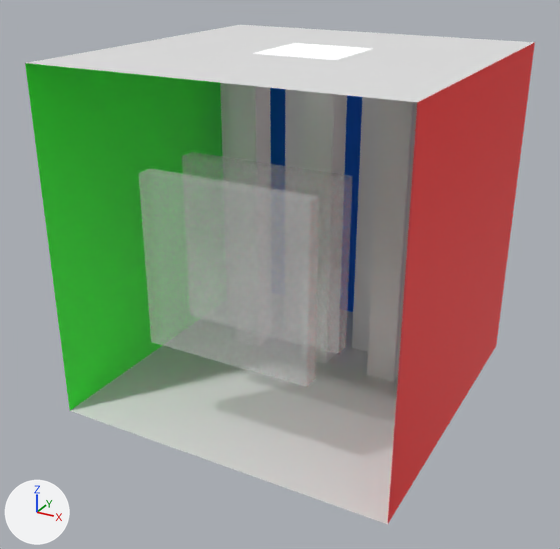
The OBJ model res/transparent.obj, before and after one commit.
Before and after are seen from a 50 mm camera at (8.3, -8.98, 7.49) aimed at (0.3, 5.58, 0.21). Every picture has the same lights, and +X, +Y and +Z are marked at lower left. Where no turn or scale is listed for an object, it has been applied to the vertices.

Script lines for the objects in view, before the commit:
```python
me_cube_005_cube_013 = bpy.data.meshes.new('Cube.005_Cube.013')
me_cube_005_cube_013.from_pydata(...)  # a box spanning x 0.81..1.56, y 8.84..9.59, z -3.18..4.25
me_cube_005_cube_013.materials.append(mat_none)  # white #e7e7e7
me_cube_007_cube_010 = bpy.data.meshes.new('Cube.007_Cube.010')
me_cube_007_cube_010.from_pydata(...)  # a box spanning x -1.78..2.19, y 4.82..5.21, z -1.02..2.95
me_cube_007_cube_010.materials.append(mat_second_lens)  # white #e7e7e7
me_cube_009_cube_001 = bpy.data.meshes.new('Cube.009_Cube.001')
me_cube_009_cube_001.from_pydata(...)  # a box spanning x -1.78..2.19, y 3.28..3.67, z -1.02..2.95
me_cube_009_cube_001.materials.append(mat_first_lens)  # white #e7e7e7
ob_cube_005_cube_013 = bpy.data.objects.new('Cube.005_Cube.013', me_cube_005_cube_013)
ob_cube_005_cube_013.location = (0.0, 0.0, 0.0)
ob_cube_007_cube_010 = bpy.data.objects.new('Cube.007_Cube.010', me_cube_007_cube_010)
ob_cube_007_cube_010.location = (0.0, 0.0, 0.0)
ob_cube_009_cube_001 = bpy.data.objects.new('Cube.009_Cube.001', me_cube_009_cube_001)
ob_cube_009_cube_001.location = (0.0, 0.0, 0.0)
# also in view: 'Cube.004_Cube.012' at (0.19, 8.09, 0.54); 'Cube.006_Cube.014' at (2.13, 8.05, 0.54); 'Plane.005_Plane.001' at (0.37, 7.02, 5.11); 'Cube.001_Cube.009' at (-1.91, 8.03, 0.54); 'Plane.009' at (0.2, 6.76, 5.11)
```
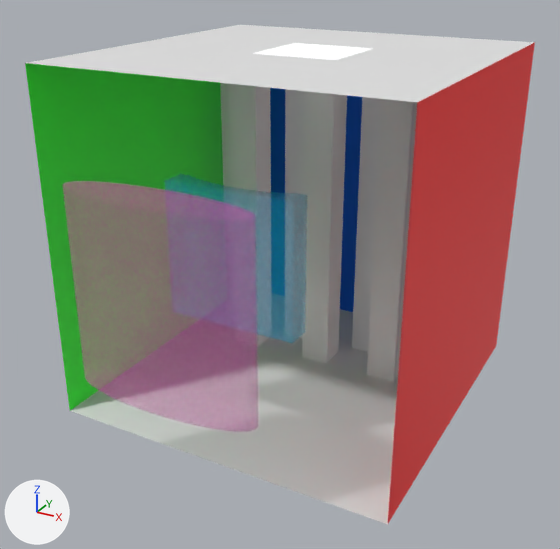
Pixel boxes (x1, y1, x2, y2) of what changed, in the pictures (560 x 549 px):
'Cylinder', added: after (63, 181, 258, 431)
'Cube.009_Cube.001', deleted: before (139, 169, 319, 387)
'Cube_Cube.001', added: after (164, 174, 307, 343)
'Cube.007_Cube.010', deleted: before (182, 152, 353, 354)
'Cube.004_Cube.012', unchanged, uncovered by the edit: before (305, 91, 347, 363); after (302, 91, 347, 363)

The change, as a list of edits to the scene's bpy script:
```text
Add mat_material:
    mat_material = principled_material('Material')
    mat_material.base_color = (0.8, 0.0, 0.528)  # pink #e700c0
    mat_material.roughness = 0.526
    mat_material.alpha = 0.25
Add mat_material_001:
    mat_material_001 = principled_material('Material.001')
    mat_material_001.base_color = (0.0, 0.515, 0.8)  # cyan #00bee7
    mat_material_001.roughness = 0.526
    mat_material_001.alpha = 0.25
Add me_cylinder:
    me_cylinder.from_pydata(...)  # a 125-sided cylinder along z spanning x -2.07..2.07, y 0.91..2.02, z -0.96..3.18
    me_cylinder.materials.append(mat_material)  # pink #e700c0
Add me_cube_cube_001:
    me_cube_cube_001.from_pydata(...)  # 126 vertices, 65 faces; spans x -1.56..1.56, y 3.84..4.43, z -0.45..2.67
    me_cube_cube_001.materials.append(mat_material_001)  # cyan #00bee7
Remove ob_cube_007_cube_010:
    ob_cube_007_cube_010 = bpy.data.objects.new('Cube.007_Cube.010', me_cube_007_cube_010)
    ob_cube_007_cube_010.location = (0.0, 0.0, 0.0)
Remove ob_cube_009_cube_001:
    ob_cube_009_cube_001 = bpy.data.objects.new('Cube.009_Cube.001', me_cube_009_cube_001)
    ob_cube_009_cube_001.location = (0.0, 0.0, 0.0)
Add ob_cylinder:
    ob_cylinder = bpy.data.objects.new('Cylinder', me_cylinder)
    ob_cylinder.location = (0.0, 0.0, 0.0)
Add ob_cube_cube_001:
    ob_cube_cube_001 = bpy.data.objects.new('Cube_Cube.001', me_cube_cube_001)
    ob_cube_cube_001.location = (0.0, 0.0, 0.0)
```
